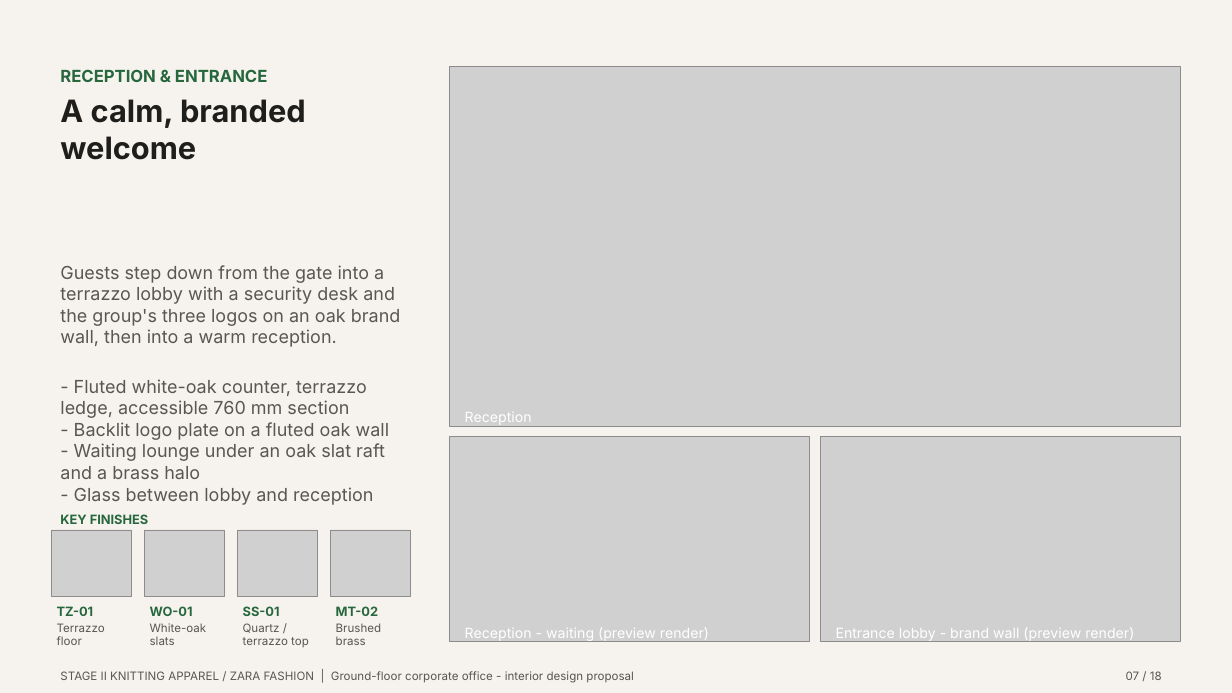
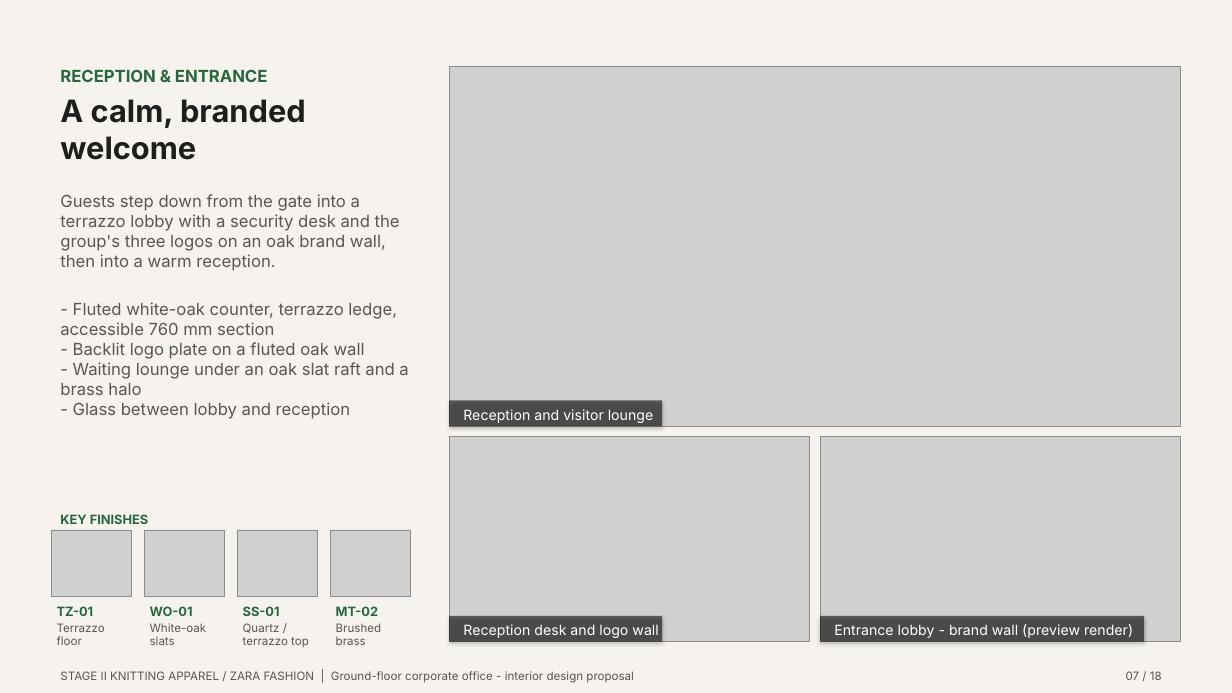
Before and after one commit to i-m-r-a-n/Practice01, a slide deck: slide 7 of GARMENT_OFFICE_FINAL_PRESENTATION/03_PRESENTATION/Garment_Office_Design_Pitch.pptx. Drawn at 1232x693 pixels with LibreOffice and Linux fonts; fonts in the diff are those of the drawing; grey boxes stand for pictures. Boxes give left, top, right and bottom in pixels: in the first picture for what was removed or moved away, otherwise in the second. Text is boxed around its words. In the diff, an @@ line names an element or a change of style, - is before the commit and + after.

```diff
--- a/GARMENT_OFFICE_FINAL_PRESENTATION/03_PRESENTATION/Garment_Office_Design_Pitch.pptx
+++ b/GARMENT_OFFICE_FINAL_PRESENTATION/03_PRESENTATION/Garment_Office_Design_Pitch.pptx
@@ text "Guests step down from the ...": place and size @@
-text "Guests step down from the ..." at [60, 265, 401, 505]
+text "Guests step down from the ..." at [60, 194, 408, 419]
@@ text "Guests step down from the ..." at [60, 194, 408, 419]: size 14 to 13 pt @@
@@ rectangle added at [449, 400, 663, 426], fill #141412 at 62% opacity @@
@@ text at [463, 409, 654, 423]: text changed @@
-Reception
+Reception and visitor lounge
@@ rectangle added at [449, 616, 663, 642], fill #141412 at 62% opacity @@
@@ text at [463, 624, 658, 638]: text changed @@
-Reception - waiting (preview render)
+Reception desk and logo wall
@@ rectangle added at [821, 616, 1145, 642], fill #141412 at 62% opacity @@
@@ text "Entrance lobby - brand wall ...": place and size @@
-text "Entrance lobby - brand wall ..." at [836, 628, 1134, 642]
+text "Entrance lobby - brand wall ..." at [834, 624, 1133, 638]
```
Also in this commit, not shown: 14 other slides changed, 22 other files.
